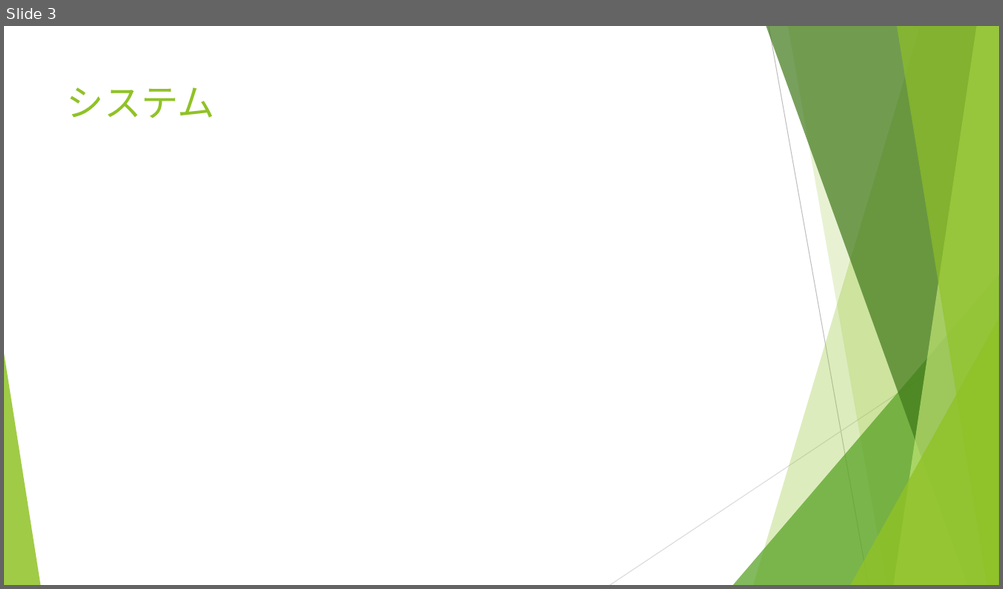
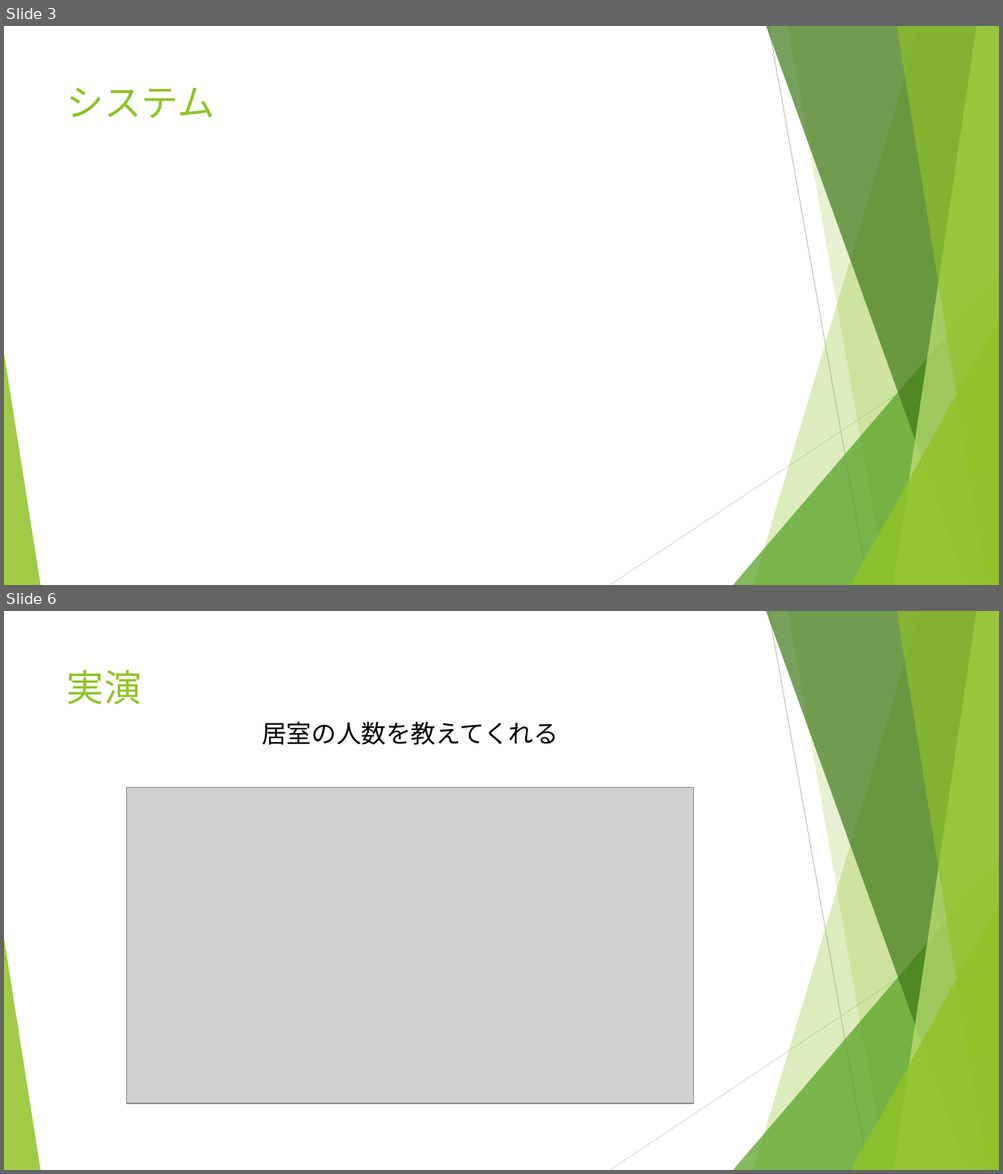
Before and after one commit to OptMist-Tokyo/experiment2017, a slide deck: presentation.pptx. Shown one above the other, each under a label of ours: slide 3 before the commit, slides 3 and 6 after it; the slides between them are not shown. The pictures are 1003x589 and 1003x1174 pixels, drawn with LibreOffice and Linux fonts; fonts in the diff are those of the drawing; grey boxes stand for pictures. Boxes give left, top, right and bottom in pixels: in the first picture for what was removed or moved away, otherwise in the second. Text is boxed around its words. In the diff, an @@ line names an element or a change of style, - is before the commit and + after.

```diff
--- a/presentation.pptx
+++ b/presentation.pptx
@@ slide 6 added at [4,611,999,1170], background #FFFFFF; not listed: 10 template elements that a slide beside it also shows @@
@@ title added at [67,669,142,704], 36 pt, text #90C226 @@
+実演
@@ text added at [262,721,558,745], 24 pt, text #000000 @@
+居室の人数を教えてくれる
@@ picture added at [127,787,694,1103] @@
```
Also in this commit, not shown: 4 slides changed, 2 other slides added.
